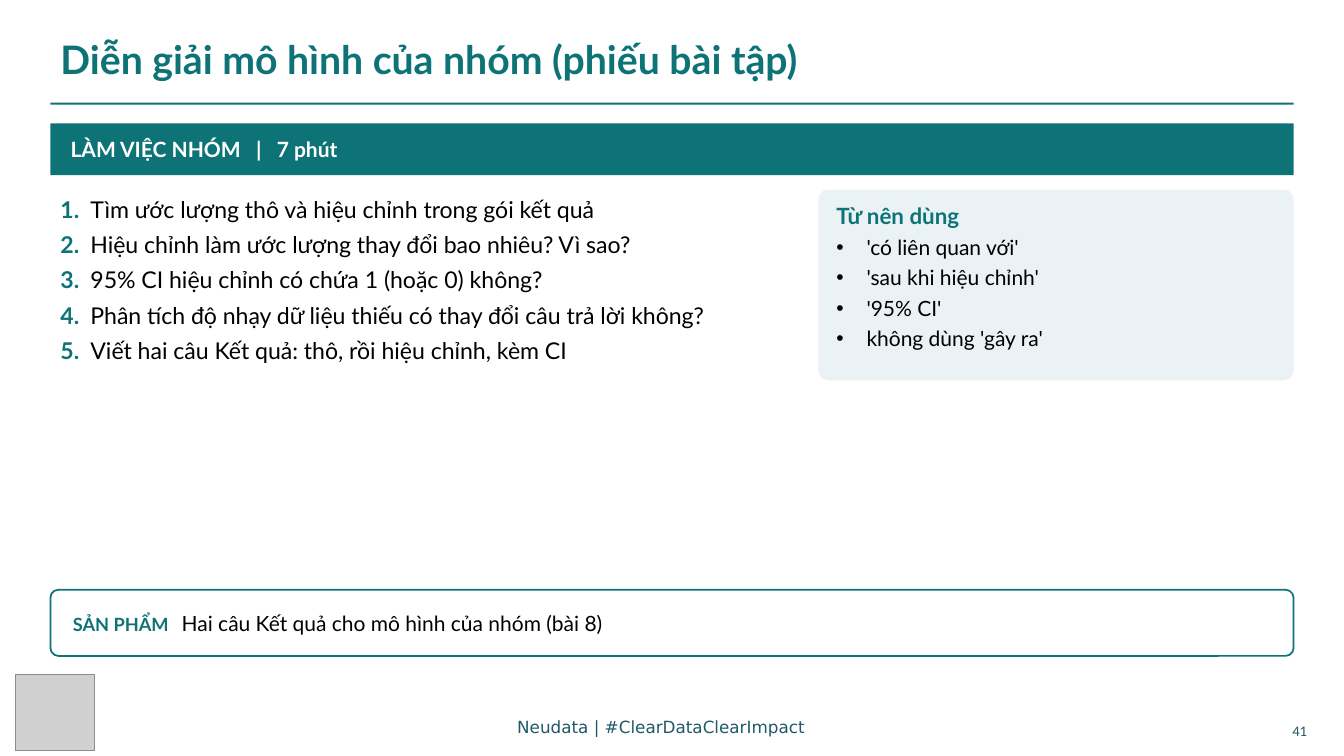
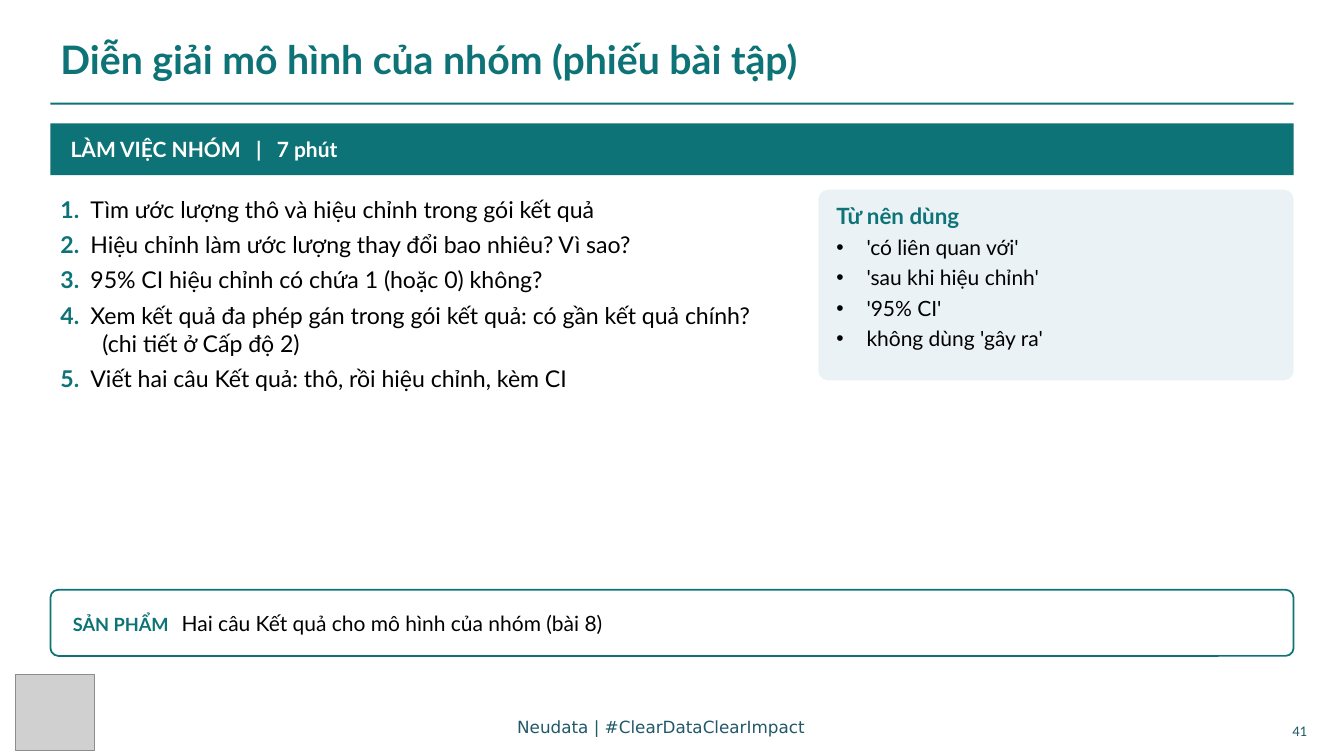
Before and after one commit to neu-data/FoundationsofClinicalResearch, a slide deck: slide 41 of vi/files/slides/Session_6_VN.pptx. Drawn at 1344x756 pixels with LibreOffice and Linux fonts; fonts in the diff are those of the drawing; grey boxes stand for pictures. Boxes give left, top, right and bottom in pixels: in the first picture for what was removed or moved away, otherwise in the second. Text is boxed around its words. In the diff, an @@ line names an element or a change of style, - is before the commit and + after.

```diff
--- a/vi/files/slides/Session_6_VN.pptx
+++ b/vi/files/slides/Session_6_VN.pptx
@@ text at (60, 305, 750, 356): text changed @@
-4. Phân tích độ nhạy dữ liệu thiếu có thay đổi câu trả lời không?
+4. Xem kết quả đa phép gán trong gói kết quả: có gần kết quả chính? (chi tiết ở Cấp độ 2)
```
Also in this commit, not shown: 2 other slides changed, 25 other files.
